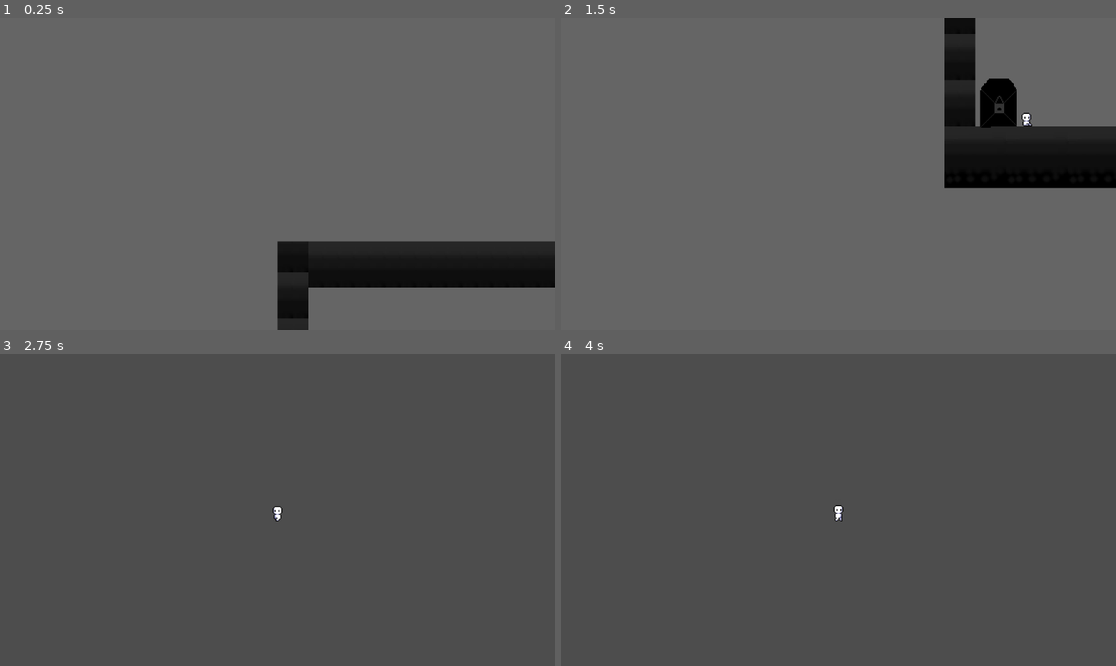
Above: before the commit, frames 1-4 (two rows, left to right).
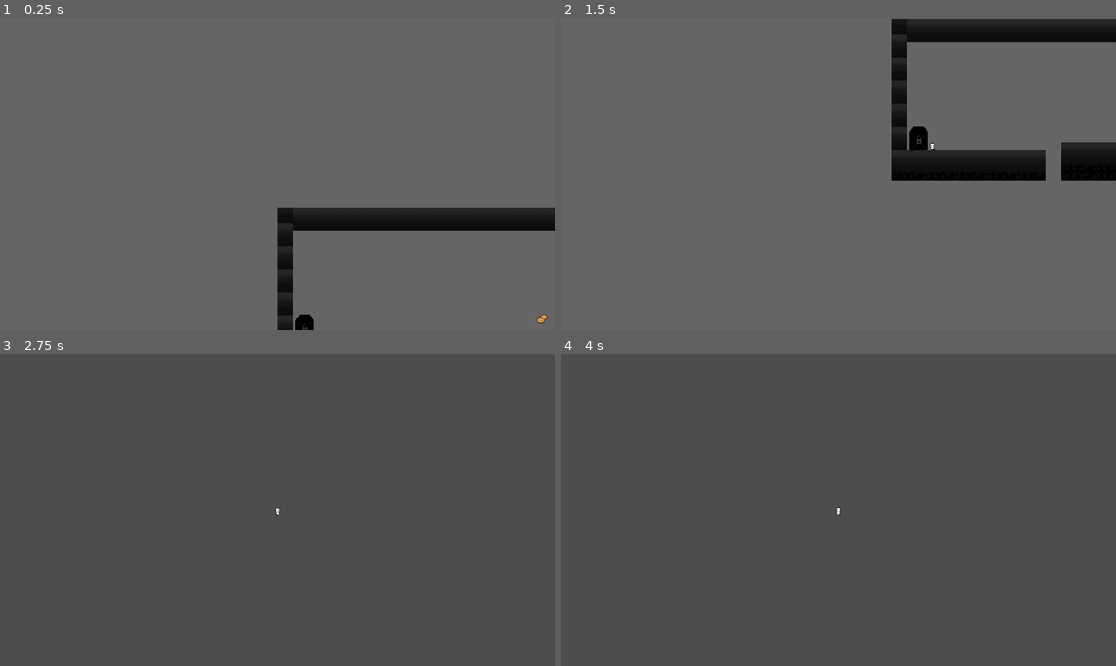
Above: after the commit, the same moments.

Repository: paperparrot5010/Game_jam_githuab
Game: Godot game, scene res://World/level_1.tscn
The game is run twice, just before and just after one commit, with the same random seed, the same clock (stepped at 60 frames per second) and the same inputs.
Inputs:
- Up to frame 1 (0.25 s): no input
- Up to frame 2 (1.5 s): hold Left (l) 0.53-1.28 s; tap Right (r) at 0.8, 1.35 s
- Up to frame 3 (2.75 s): tap Up (u) at 1.55, 2.1 s; hold Left (l) from 2.03 s (still down)
- Up to frame 4 (4 s): release Left (l) at 2.78 s; tap Left (l) at 2.85 s; tap Right (r) at 3.05 s; tap Enter at 3.5 s; hold Right (r) from 3.53 s (still down); tap Up (u) at 3.8 s

The runs differ from the first frame. In frame 1, 11% of the frame differs, in the area x 49-100%, y 60-100%; in frame 2, 11%; in frame 3, less than 0.1%; in frame 4, less than 0.1%.
Error before the commit: Invalid access to property or key 'global_position' on a base object of type 'null instance'. (res://World/cookies.gd:8)

Commit message:
cookie follow0

Diff:
--- a/Player file/player.tscn
+++ b/Player file/player.tscn
@@ -157,4 +157,3 @@
 shape = SubResource("RectangleShape2D_2iii0")
 
 [node name="Camera2D" type="Camera2D" parent="."]
-zoom = Vector2(2, 2)
--- a/World/cookies.gd
+++ b/World/cookies.gd
@@ -1,15 +1,11 @@
 extends Area2D
 
-@export var speed = 150
-@onready var Player = get_tree().get_first_node_in_group("Player")
 
+signal collected(cookie_node)
 
-func _physics_process(delta: float) -> void:
-	var direction = position.direction_to(Player.global_position).normalized()
-	var velocity = direction * speed
 
 
 func _on_body_entered(body: Node2D) -> void:
 	if body.is_in_group("PLAYER"):
-
-		print (1)
+		emit_signal("collected",self)
+		queue_free()
--- a/World/cookies.tscn
+++ b/World/cookies.tscn
@@ -9,7 +9,7 @@
 [sub_resource type="CircleShape2D" id="CircleShape2D_4hi7n"]
 radius = 6.08276
 
-[node name="Cookies" type="Area2D"]
+[node name="Cookies" type="Area2D" groups=["Cookies"]]
 collision_layer = 0
 script = ExtResource("1_qxovs")
 
--- a/character_body_2d.gd
+++ b/character_body_2d.gd
@@ -3,8 +3,17 @@
 var gravity = 13
 var jump = 300
 
+var collected_cookies = []
+@export var cookie_follow_distance = 50 # Distance between cookies in the chain
+@export var cookie_follow_lag = 0.1 # How much the cookies lag behind the player
+
+func _ready():
+	# Connect to all existing cookies in the scene
+	for cookie in get_tree().get_nodes_in_group("Cookies"):
+		cookie.connect("collected", _on_cookie_collected)
 
 func _physics_process(_delta: float) -> void:
+	# ... (existing player movement and animation code) ...
 	#Move right:
 	if Input.is_action_pressed("r"):
 		$AnimatedSprite2D.flip_h = false
@@ -27,15 +36,32 @@
 			$AnimatedSprite2D.play("RUN")
 		if velocity.x == 0:
 			$AnimatedSprite2D.play("IDLE")
-
-
-	#Applying gravity:
+	# Apply gravity:
 	if not is_on_floor():
 		velocity.y += gravity
-	#Jump:
+	# Jump:
 	if is_on_floor() and Input.is_action_just_pressed("u") :
 		velocity.y = -jump
 
+	move_and_slide()
 
+	# Update collected cookie positions
+	for i in range(collected_cookies.size()):
+		var target_position
+		if i == 0:
+			# First cookie follows the player directly
+			target_position = global_position - (velocity.normalized() * cookie_follow_distance)
+		else:
+			# Subsequent cookies follow the previous cookie in the chain
+			target_position = collected_cookies[i-1].global_position - (velocity.normalized() * cookie_follow_distance)
 
-	move_and_slide()
+		# Smoothly interpolate the cookie's position towards the target
+		collected_cookies[i].global_position = collected_cookies[i].global_position.lerp(target_position, cookie_follow_lag)
+
+func _on_cookie_collected(cookie_node: Node2D) -> void:
+	# Add the collected cookie to the array
+	collected_cookies.append(cookie_node)
+	# Make the cookie a child of the player (optional, but good for organization)
+	# cookie_node.reparent(self)
+	# You might want to hide the original cookie sprite and use a new one for the following effect
+	# For simplicity, we'll just manage its global_position
